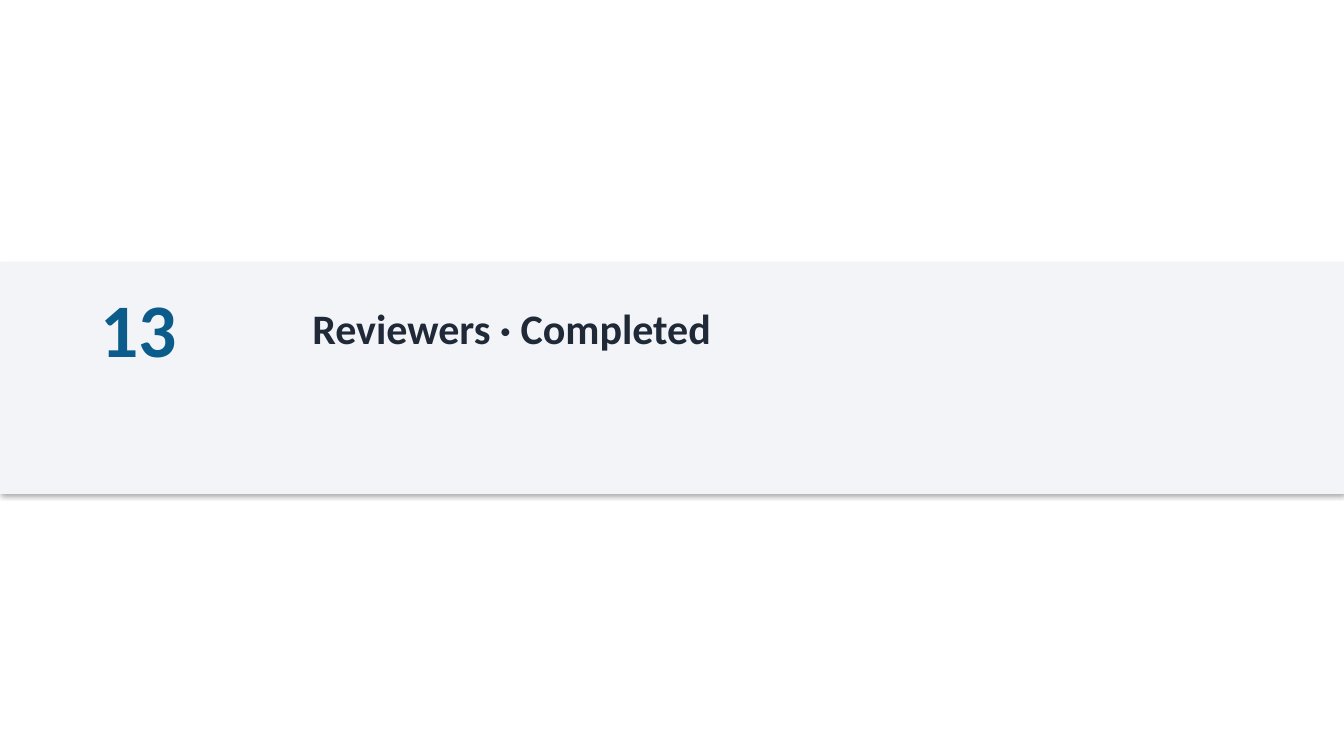
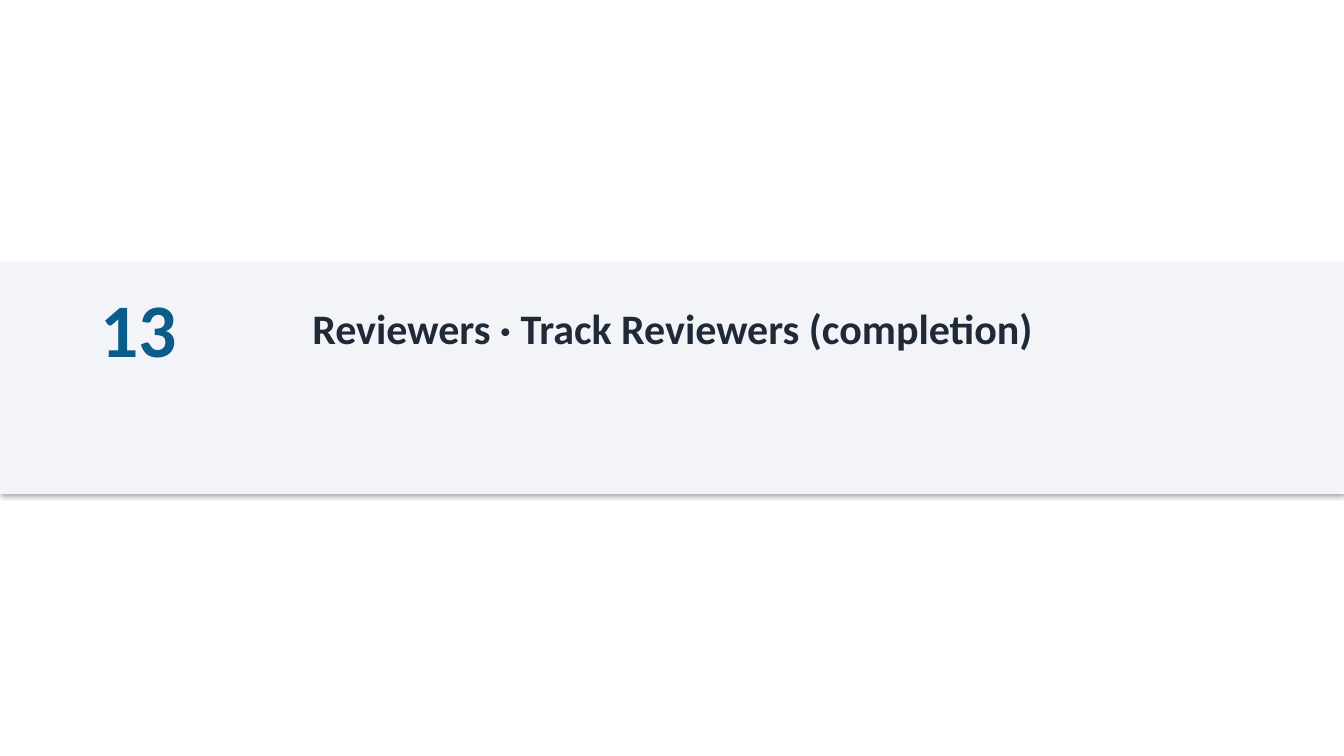
Before and after one commit to justingallivan/wmkf-research-apps, a slide deck: slide 27 of docs/onboarding/Workbench_Onboarding_PD.pptx. Drawn at 1344x756 pixels with LibreOffice and Linux fonts; fonts in the diff are those of the drawing. Boxes give left, top, right and bottom in pixels: in the first picture for what was removed or moved away, otherwise in the second. Text is boxed around its words. In the diff, an @@ line names an element or a change of style, - is before the commit and + after.

```diff
--- a/docs/onboarding/Workbench_Onboarding_PD.pptx
+++ b/docs/onboarding/Workbench_Onboarding_PD.pptx
@@ text at bbox=[312, 313, 1032, 351]: text changed @@
-Reviewers · Completed
+Reviewers · Track Reviewers (completion)
```
Also in this commit, not shown: 6 other slides changed, 3 other files.
